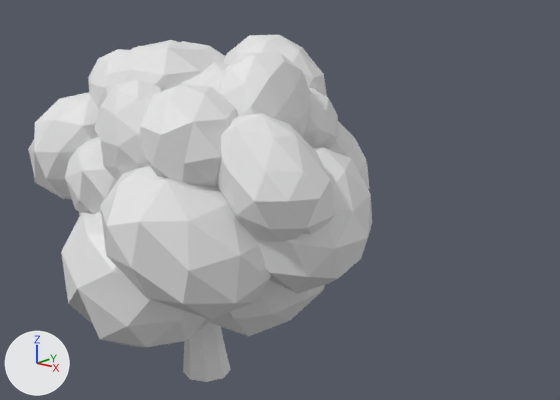
The Blender file Modèles/tree.blend as it was, and as the next commit left it.
One viewpoint serves both versions: a camera (50 mm lens) standing at (5.47, -5.22, 3.95) and looking at (-0.21, 1.45, 1.54). The lights are fixed; the arrows at lower left show +X, +Y and +Z.

The first picture shows 'Poplar'.
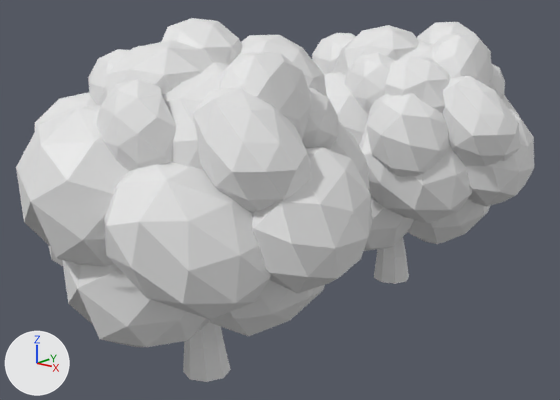
Edits to the bpy script that builds the scene:
```text
Change me_cylinder_003:
    used by ob_poplar; location = (0.0, 0.0, 0.0); rotation_euler = (1.571, 0.0, 0.0), in degrees (90, 0, 0); scale = (0.01, 0.01, 0.01)
    remove me_cylinder_003.from_pydata(...)  # 1090 vertices, 1632 faces; spans x -188.0..187.0, y -1.0..349.0, z -162.0..153.0
    add me_cylinder_003.from_pydata(...)  # 1174 vertices, 1761 faces; spans x -188.0..184.0, y -1.0..366.0, z -162.0..179.0
    me_cylinder_003 part 1: the loose piece of 42 vertices spanning x -90.0..69.0, y 59.0..207.0, z -20.0..148.0 is copied, and the copy is moved by (-12.0, 85.0, 31.0); it spans x -103.0..57.0, y 144.0..292.0, z 11.0..179.0
    me_cylinder_003 part 2: the loose piece of 42 vertices spanning x -168.0..-60.0, y 177.0..293.0, z -11.0..112.0 is copied, and the copy is moved by (6.0, -83.0, -7.0); it spans x -162.0..-54.0, y 94.0..209.0, z -19.0..104.0
    me_cylinder_003 part 3
    22 vertices in x 34.0..117.0, y 224.0..317.0, z 27.0..123.0 move by (-72.0, 49.0, -83.0)
    16 vertices in x 88.0..182.0, y 179.0..290.0, z 3.0..94.0 move by (-25.0, 19.0, -2.0)
    15 vertices in x 83.0..187.0, y 185.0..295.0, z -6.0..69.0 move by (-26.0, 19.0, -2.0)
    8 vertices in x 51.0..99.0, y 221.0..311.0, z 39.0..106.0 move by (-72.0, 49.0, -82.0)
    5 vertices in x 94.0..123.0, y 207.0..290.0, z 34.0..83.0 move by (-25.0, 20.0, -2.0)
    3 vertices in x 33.0..98.0, y 254.0..274.0, z 30.0..88.0 move by (-72.0, 50.0, -83.0)
    15 vertices move from x 50.0..179.0, y 189.0..313.0, z -5.0..127.0 to x -23.0..154.0, y 208.0..363.0, z -52.0..81.0
    1 new face joins them
Add me_cylinder_001:
    me_cylinder_001.from_pydata(...)  # 1174 vertices, 1760 faces; spans x -188.0..187.0, y -1.0..349.0, z -162.0..179.0
Add ob_poplar_001:
    ob_poplar_001 = bpy.data.objects.new('Poplar.001', me_cylinder_001)
    ob_poplar_001.location = (0.0, 3.622, 0.0)
    ob_poplar_001.rotation_euler = (1.571, 0.0, 0.0)  # degrees (90, 0, 0)
    ob_poplar_001.scale = (0.01, 0.01, 0.01)
```

Boxes (x1, y1, x2, y2) around the edits, measured in the pictures (560 x 400 px):
'Poplar', reshaped: before (28, 35, 372, 382); after (16, 18, 372, 382)
'Poplar.001', added: after (312, 22, 534, 284)
part 1 of me_cylinder_003, added: after (16, 105, 129, 266)
part 2 of me_cylinder_003, added: after (48, 245, 63, 266)
part 3 of me_cylinder_003, built on: before (140, 84, 335, 242); after (161, 18, 311, 213)
